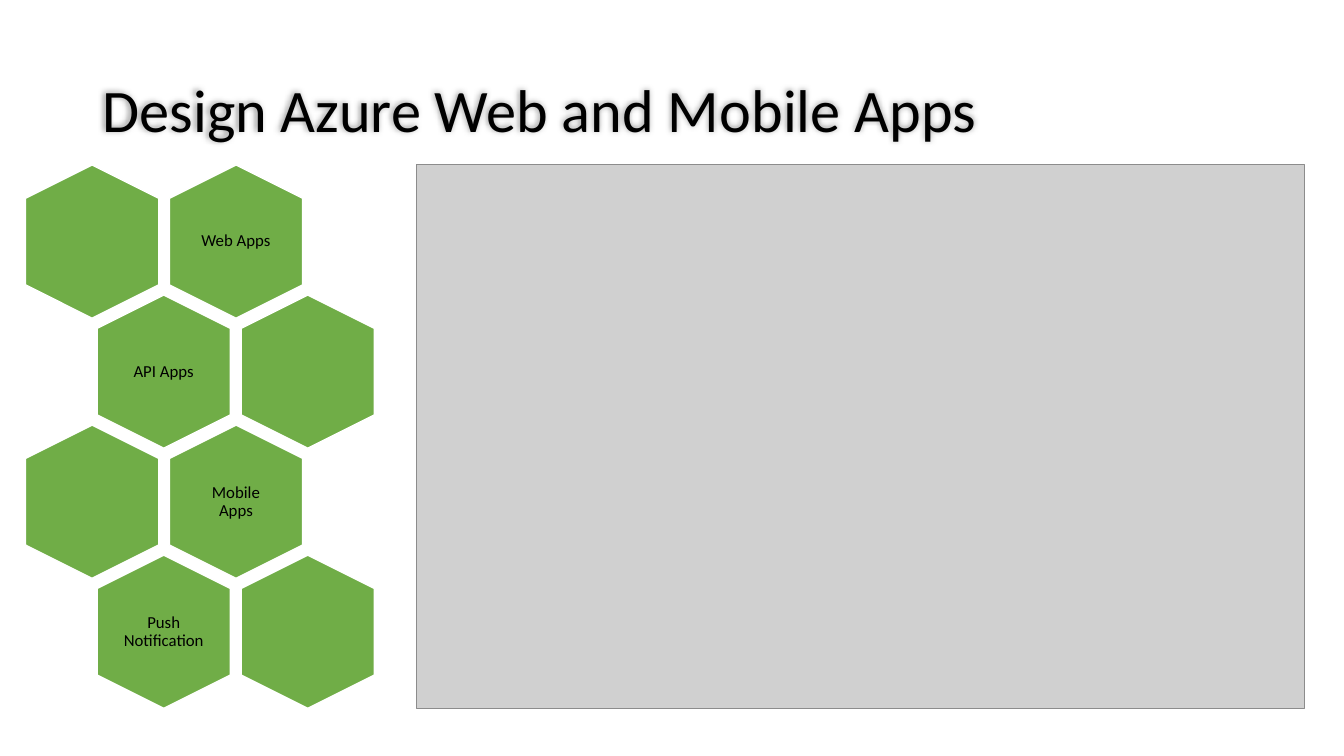
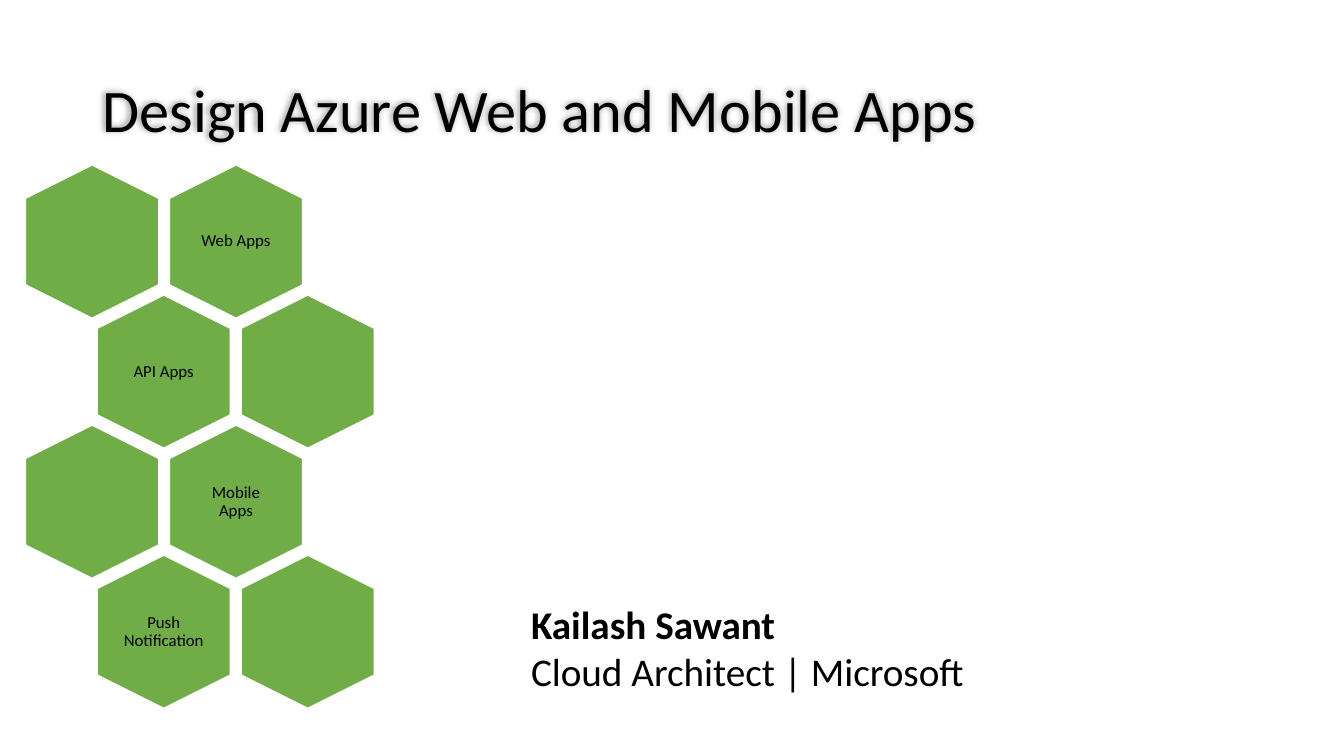
Before and after one commit to guruskill/70-534, a slide deck: slide 1 of Presentations/2017-10-Hartford/70-534-WebAndMobile.pptx. Drawn at 1344x756 pixels with LibreOffice and Linux fonts; fonts in the diff are those of the drawing; grey boxes stand for pictures. Boxes give left, top, right and bottom in pixels: in the first picture for what was removed or moved away, otherwise in the second. Text is boxed around its words. In the diff, an @@ line names an element or a change of style, - is before the commit and + after.

```diff
--- a/Presentations/2017-10-Hartford/70-534-WebAndMobile.pptx
+++ b/Presentations/2017-10-Hartford/70-534-WebAndMobile.pptx
@@ picture removed at <box>416,165,1305,709</box> @@
@@ text added at <box>531,611,964,687</box>, 28 pt, text #000000 @@
+Kailash Sawant
+Cloud Architect | Microsoft
```
Also in this commit, not shown: 10 other slides changed, 2 slides removed, 29 other files.
